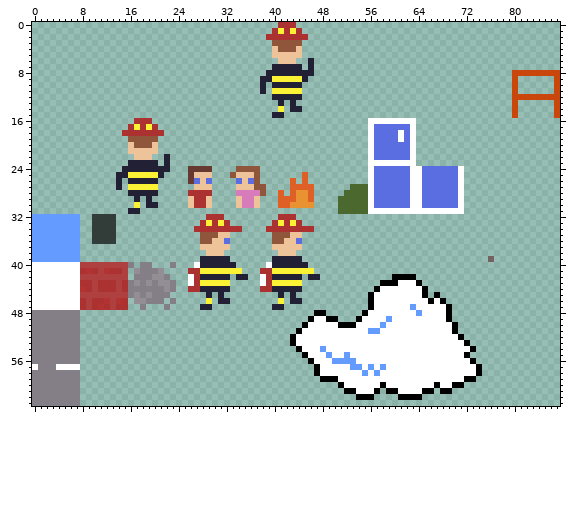
Two versions of one sprite sheet, ASSETS/Tiles/tileset.png. Above: the version before the commit.
The file is 88x64 pixels. Colours within 5 levels of each other are drawn and written as one.
The result:
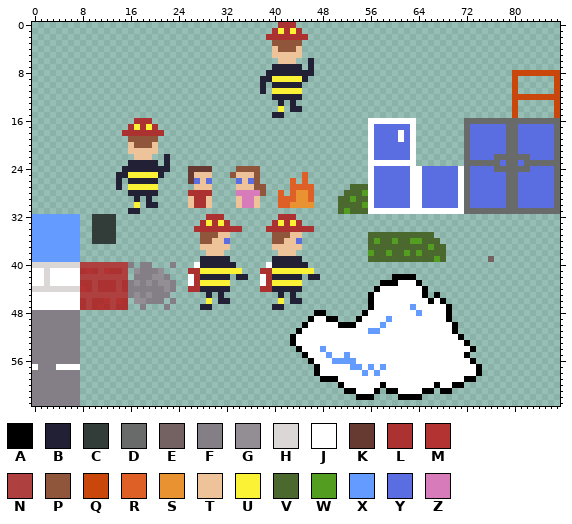
Palette (. is transparent): A #000000  B #222034  C #323c39  D #696a6a  E #746262  F #847e87  G #928e94  H #dbd7d7  J #ffffff  K #663931  L #ac3232  M #b33232  N #ae4040  P #8f563b  Q #c9470b  R #df6026  S #e99231  T #eec39a  U #fbf236  V #4b692f  W #539d21  X #639bff  Y #5b6ee1  Z #d77bba
Change:
y 16: x 72..87 ................ -> DDDDDDDDDDDDDDDD
y 17..21: x 72..87 ................ -> DYYYYYYDDYYYYYYD
y 22: x 72..87 ................ -> DYYYYDDDDDDYYYYD
y 23: x 72..87 ................ -> DDDDDDYDDYDDDDDD
y 24: x 72..87 ................ -> DYYYYDDDDDDYYYYD
y 25..27: x 72..87 ................ -> DYYYYYYDDYYYYYYD
y 28: x 55 V -> W; x 72..87 ................ -> DYYYYYYDDYYYYYYD
y 29: x 53 V -> W; x 72..87 ................ -> DYYYYYYDDYYYYYYD
y 30: x 55 V -> W; x 72..87 ................ -> DYYYYYYDDYYYYYYD
y 31: x 52 V -> W; x 72..87 ................ -> DDDDDDDDDDDDDDDD
y 35: x 56..66 ........... -> VVVVVVVVVVV
y 36: x 56..67 ............ -> VWVVWVVWWVVV
y 37: x 56..68 ............. -> VVVVVVVVVVWVV
y 38: x 56..68 ............. -> WVVWVVWVWVVVV
y 39: x 56..68 ............. -> VVVVVVVVVVVWV
y 40: x 0..7 JJJJJJJJ -> HHHHHHHH
y 41..43: x 2 J -> H
y 44: x 0..7 JJJJJJJJ -> HHHHHHHH
